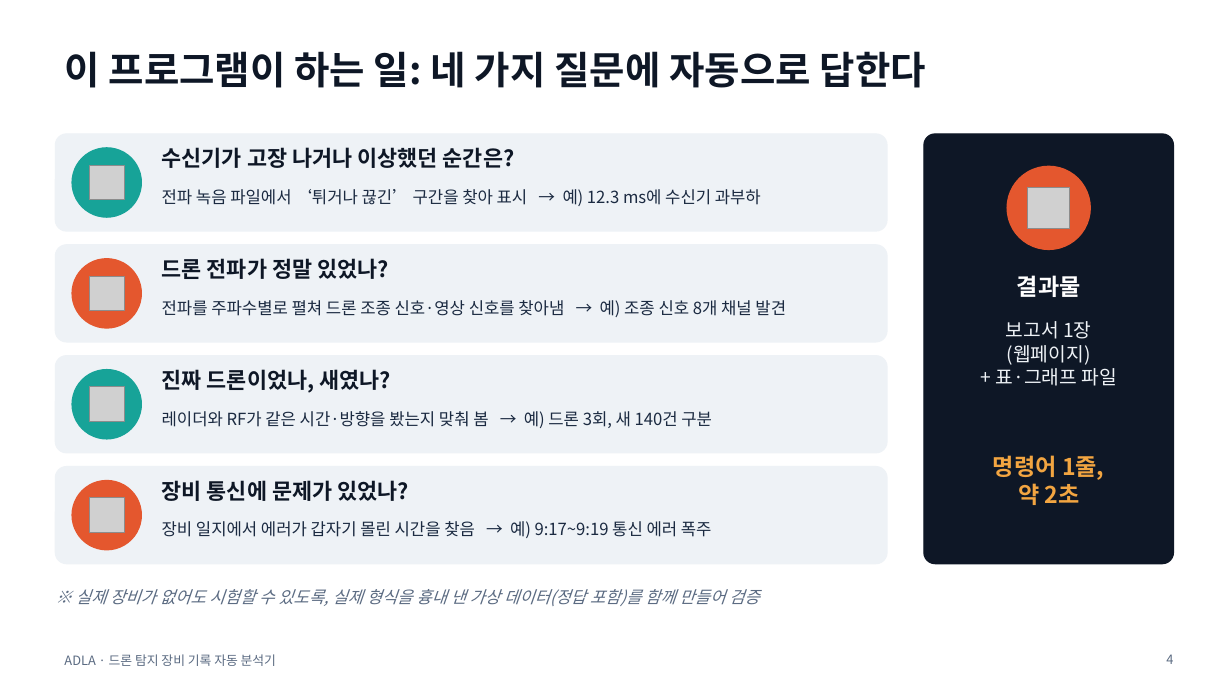
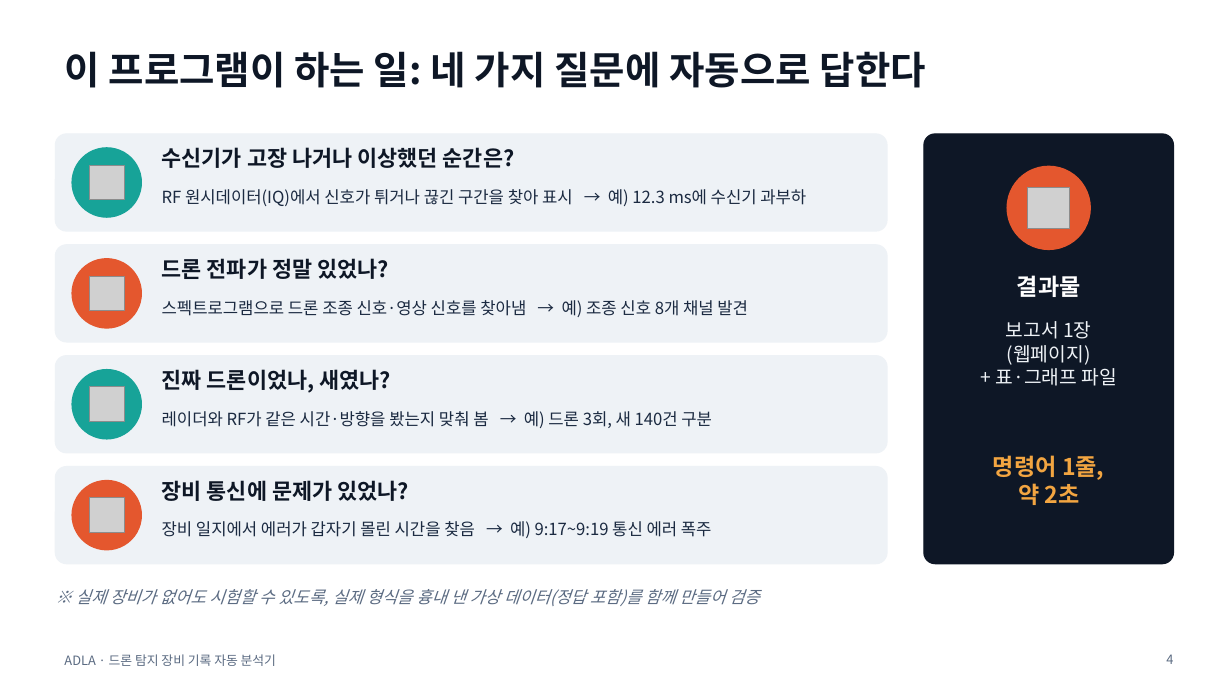
Before and after one commit to taeseokyoon/antidrone-log-analyzer, a slide deck: slide 4 of docs/ADLA_presentation.pptx. Drawn at 1232x693 pixels with LibreOffice and Linux fonts; fonts in the diff are those of the drawing; grey boxes stand for pictures. Boxes give left, top, right and bottom in pixels: in the first picture for what was removed or moved away, otherwise in the second. Text is boxed around its words. In the diff, an @@ line names an element or a change of style, - is before the commit and + after.

```diff
--- a/docs/ADLA_presentation.pptx
+++ b/docs/ADLA_presentation.pptx
@@ text at (162,189,806,206): text changed @@
-전파 녹음 파일에서 ‘튀거나 끊긴’ 구간을 찾아 표시 → 예) 12.3 ms에 수신기 과부하
+RF 원시데이터(IQ)에서 신호가 튀거나 끊긴 구간을 찾아 표시 → 예) 12.3 ms에 수신기 과부하
@@ text at (162,300,748,317): text changed @@
-전파를 주파수별로 펼쳐 드론 조종 신호·영상 신호를 찾아냄 → 예) 조종 신호 8개 채널 발견
+스펙트로그램으로 드론 조종 신호·영상 신호를 찾아냄 → 예) 조종 신호 8개 채널 발견
```
Also in this commit, not shown: 4 other slides changed, 2 other files.
